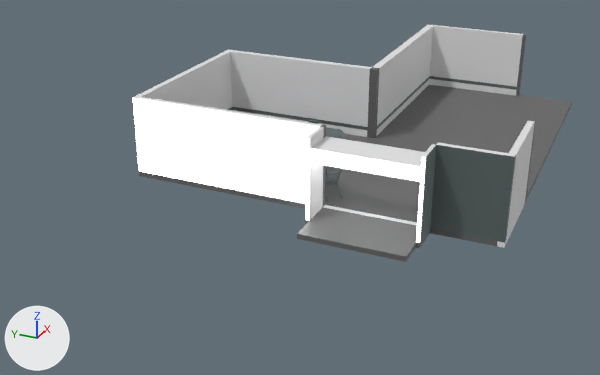
Renders of the glTF model Vue/public/MainScene(Textured+floor).glb from each side of a commit.
One viewpoint serves both versions: a 50 mm lens placed at (-61.8, -23.6, 28.5), pointed at (-2.1, 3.3, -1.4). Every picture has the same lights, and +X, +Y and +Z are marked at lower left. Vertices at the same position are counted once.
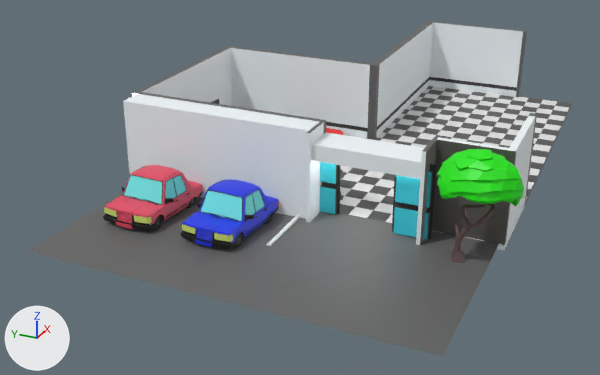
Pixel boxes [x1, y1, x2, y2] of what changed, in the pictures (600 x 375 px):
'Cube', recoloured, reshaped, moved, rescaled
    before: [132, 25, 572, 262]
    after: [26, 21, 572, 356]
'Wall_windows_windows.001', added (cyan)
    after: [393, 172, 432, 240]
'Wall_windows.001', added (black)
    after: [392, 164, 437, 239]
part 1 of me_cube, added
    after: [266, 215, 300, 246]
part 2 of me_cube, built on
    after: [29, 86, 571, 356]
part 3 of me_cube, recoloured (white to grey)
    both: [306, 138, 426, 243]
part 4 of me_cube, recoloured
    before: [132, 25, 523, 157]
    after: [133, 21, 524, 152]
part 5 of me_cube, recoloured
    before: [326, 127, 343, 138]
    after: [326, 128, 343, 135]
part 6 of me_cube, recoloured
    before: [227, 76, 517, 130]
    after: [326, 77, 517, 132]

The change, as a diff of the scene's bpy script:
```diff
--- a/Vue/public/MainScene(Textured+floor).glb.py
+++ b/Vue/public/MainScene(Textured+floor).glb.py
@@ mat_wall @@
 mat_wall = principled_material('Wall')
-mat_wall.base_color = (0.8, 0.8, 0.8)  # white #e7e7e7
+mat_wall.base_color = (0.92, 0.975, 1.0)  # white #f6fcff
@@ mat_red @@
+mat_red = principled_material('Red')
+mat_red.base_color = (0.8, 0.0, 0.00128)  # red #e70004
@@ mat_black @@
+mat_black = principled_material('Black')
+mat_black.base_color = (0.0364, 0.0364, 0.0364)  # black #363636
@@ me_cube @@
-me_cube.from_pydata(...)  # 9643 vertices, 14349 faces; spans x -7.3..32.2, y -20.6..10.7, z -3.1..4.6
+me_cube.from_pydata(...)  # 29159 vertices, 49222 faces; spans x -17.7..32.2, y -22.1..10.8, z -3.1..5.8
+# me_cube part 1: a new loose piece, a box spanning x -9.71..-3.94, y -5.46..-5.16, z -2.12..-1.85, in mat_grey_light (white #e1e9e7)
+# me_cube part 2: 35 vertices moved within x -2.0..0.3, y -2.5..9.5, z -1.5..3.3; 5 vertices removed from x -0.3, y -4.0..-0.9, z -0.9..2.9; 19513 vertices added at x -17.7..32.0, y -22.1..10.8, z -2.2..5.8
+# me_cube part 3: 10 faces spanning x -5.0..-4.7, y -15.1..-6.1, z -2.0..4.6 switch from mat_m_supermarket_002 (white #ffffff) to mat_wall (white #f6fcff)
+# me_cube part 4: 28 faces spanning x -5.0..32.2, y -15.1..10.7, z 4.6 switch from mat_wall (white #e7e7e7) to mat_gray (dark grey #656565)
+# me_cube part 5: 101 faces spanning x 8.2..10.8, y -3.3..4.1, z -0.8..-0.6 switch from mat_steel (grey #6e7d7b) to mat_red (red #e70004)
+# me_cube part 6: 491 faces spanning x -1.9..31.7, y -14.8..10.1, z -2.2..2.9 switch from mat_steel (grey #6e7d7b) to mat_black (black #363636)
 me_cube.materials.append(mat_material_001)
 me_cube.materials.append(mat_glass)
+me_cube.materials.append(mat_grey_light)  # white #e1e9e7
+me_cube.materials.append(mat_material_002)  # red #e75457
+me_cube.materials.append(mat_floor_0)  # white #e7e7e7
+me_cube.materials.append(mat_floor_1)  # dark grey #535353
+me_cube.materials.append(mat_glass_002)  # cyan #41d6e7
+me_cube.materials.append(mat_black_002)  # black #363636
+me_cube.materials.append(mat_black_004)  # black #363636
+me_cube.materials.append(mat_material_003)  # blue #1e36e7
+me_cube.materials.append(mat_material_004)  # cyan #71e7e7
+me_cube.materials.append(mat_material_005)  # black #000000
+me_cube.materials.append(mat_material_006)  # yellow #d8e776
+me_cube.materials.append(mat_red_1)  # red #e74d66
+me_cube.materials.append(mat_material_008)  # cyan #71e7e7
+me_cube.materials.append(mat_material_009)  # black #000000
+me_cube.materials.append(mat_material_010)  # yellow #d8e776
+me_cube.materials.append(mat_red_001)  # red #e74d66
+me_cube.materials.append(mat_material_012)  # green #1be700
+me_cube.materials.append(mat_material_013)  # brown #654d4d
@@ me_plane_006 @@
+me_plane_006.from_pydata([(-0.09, -1.28, 5.55), (-0.09, 1.26, 5.55), (-0.09, 1.26, 2.78), (-0.09, -1.28, 2.34), (-0.09, 1.26, 2.34), (-0.09, -1.28, 2.78), (-0.09, 1.26, 0.21), (-0.09, -1.28, 0.21)], [], [(1, 0, 5), (1, 5, 2), (4, 3, 7), (4, 7, 6)])
+me_plane_006.materials.append(mat_glass_001)  # cyan #41d6e7
@@ ob_cube @@
 ob_cube = bpy.data.objects.new('Cube', me_cube)
-ob_cube.location = (-5.2, 5.31, 2.1)
+ob_cube.location = (-5.2, 5.31, 2.09)
+ob_cube.scale = (1.0, 1.0, 1.09)
@@ ob_wall_windows_001 @@
+ob_wall_windows_001 = bpy.data.objects.new('Wall_windows.001', me_plane_007)  # 53 vertices, 84 faces; spans x -0.09..0.26, y -1.5..1.5, z 0.0..6.0; in mat_black_001 (black #363636)
+ob_wall_windows_001.location = (-9.24, -8.78, -0.22)
@@ ob_wall_windows_windows_001 @@
+ob_wall_windows_windows_001 = bpy.data.objects.new('Wall_windows_windows.001', me_plane_006)
+ob_wall_windows_windows_001.location = (-9.24, -8.78, -0.22)
```
